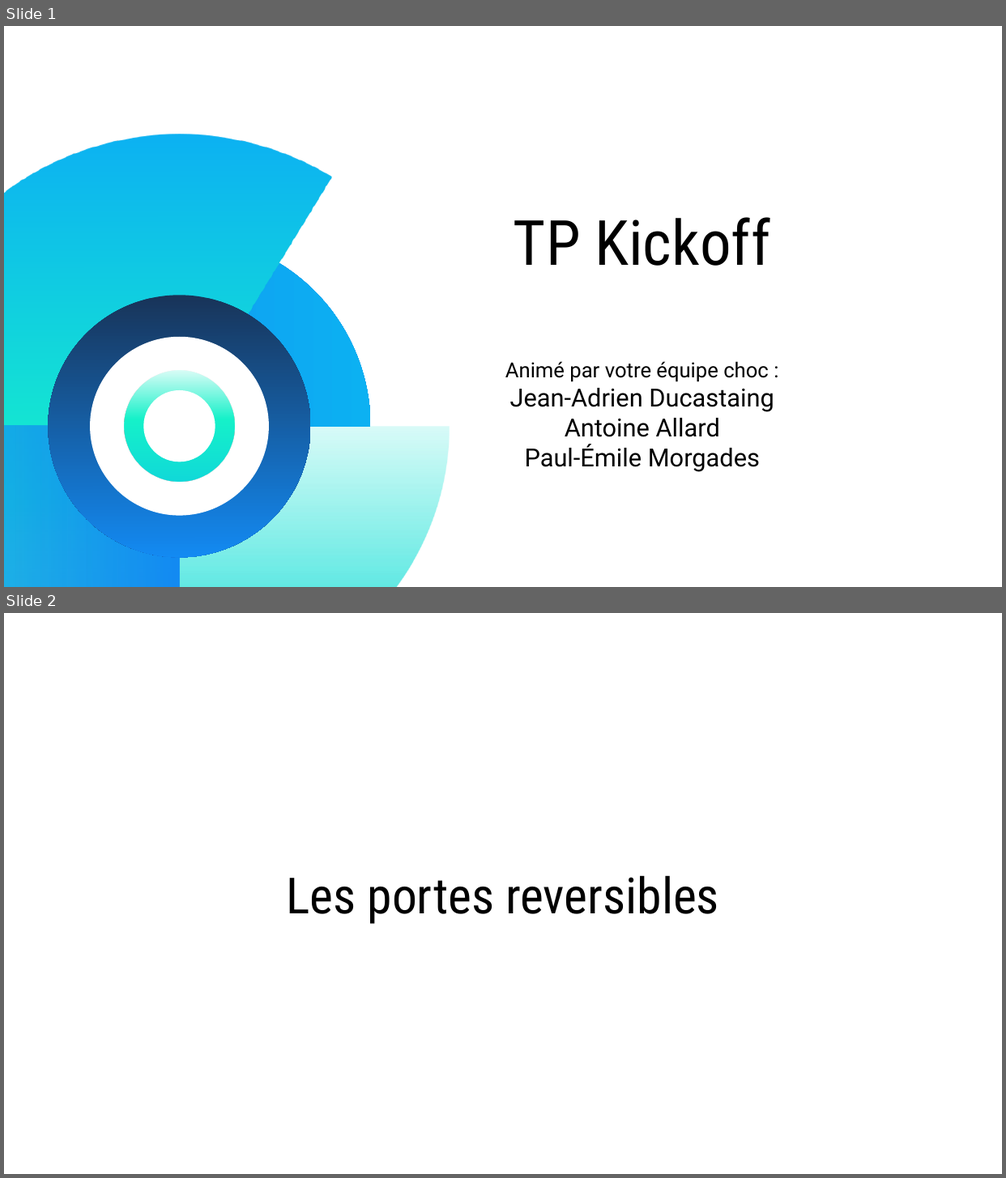
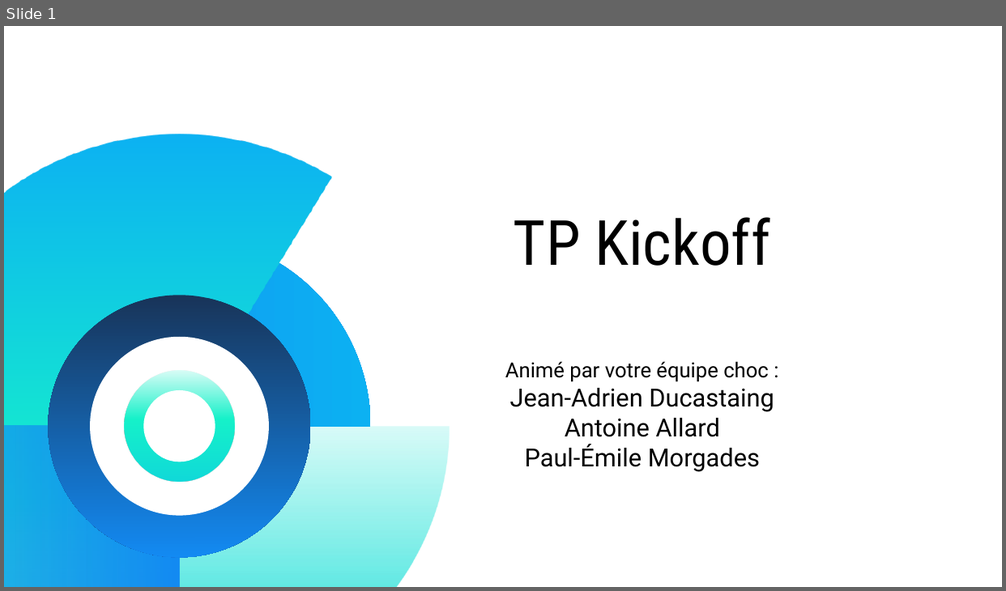
Before and after one commit to MightyGoldenOctopus/QCOMP, a slide deck: Slides/pptx/kickoff - TP.pptx. Shown one above the other, each under a label of ours: slides 1 and 2 before the commit, slide 1 after it. The pictures are 1006x1178 and 1006x591 pixels, drawn with LibreOffice and Linux fonts; fonts in the diff are those of the drawing. Boxes give left, top, right and bottom in pixels: in the first picture for what was removed or moved away, otherwise in the second. Text is boxed around its words. In the diff, an @@ line names an element or a change of style, - is before the commit and + after.

```diff
--- a/Slides/pptx/kickoff - TP.pptx
+++ b/Slides/pptx/kickoff - TP.pptx
@@ slide 2 removed at (4, 613, 1002, 1174), background #FFFFFF @@
@@ title removed at (286, 875, 719, 924) @@
-Les portes reversibles
```
Also in this commit, not shown: 12 slides changed, 25 slides added, 23 other slides removed.
